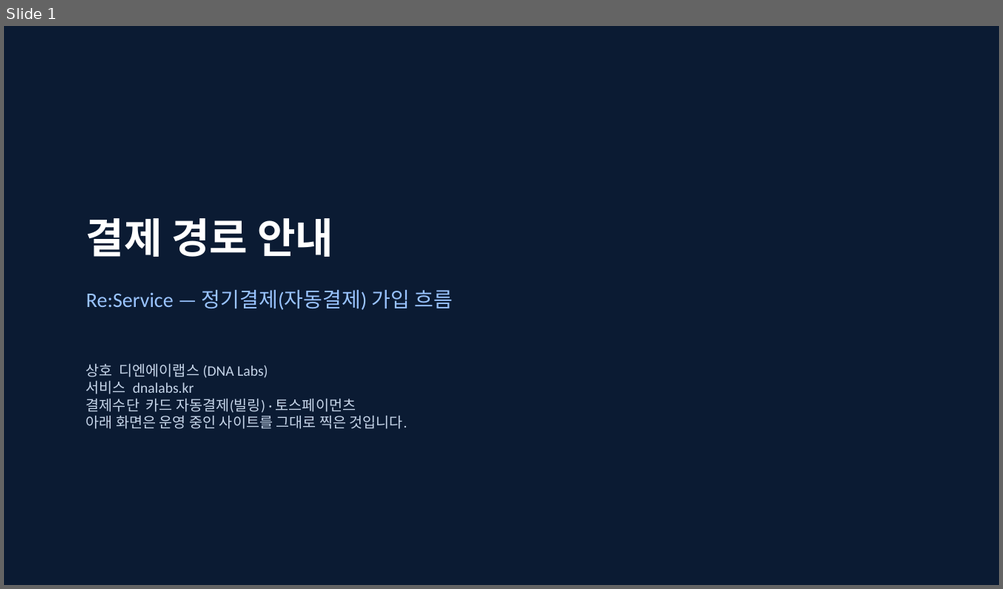
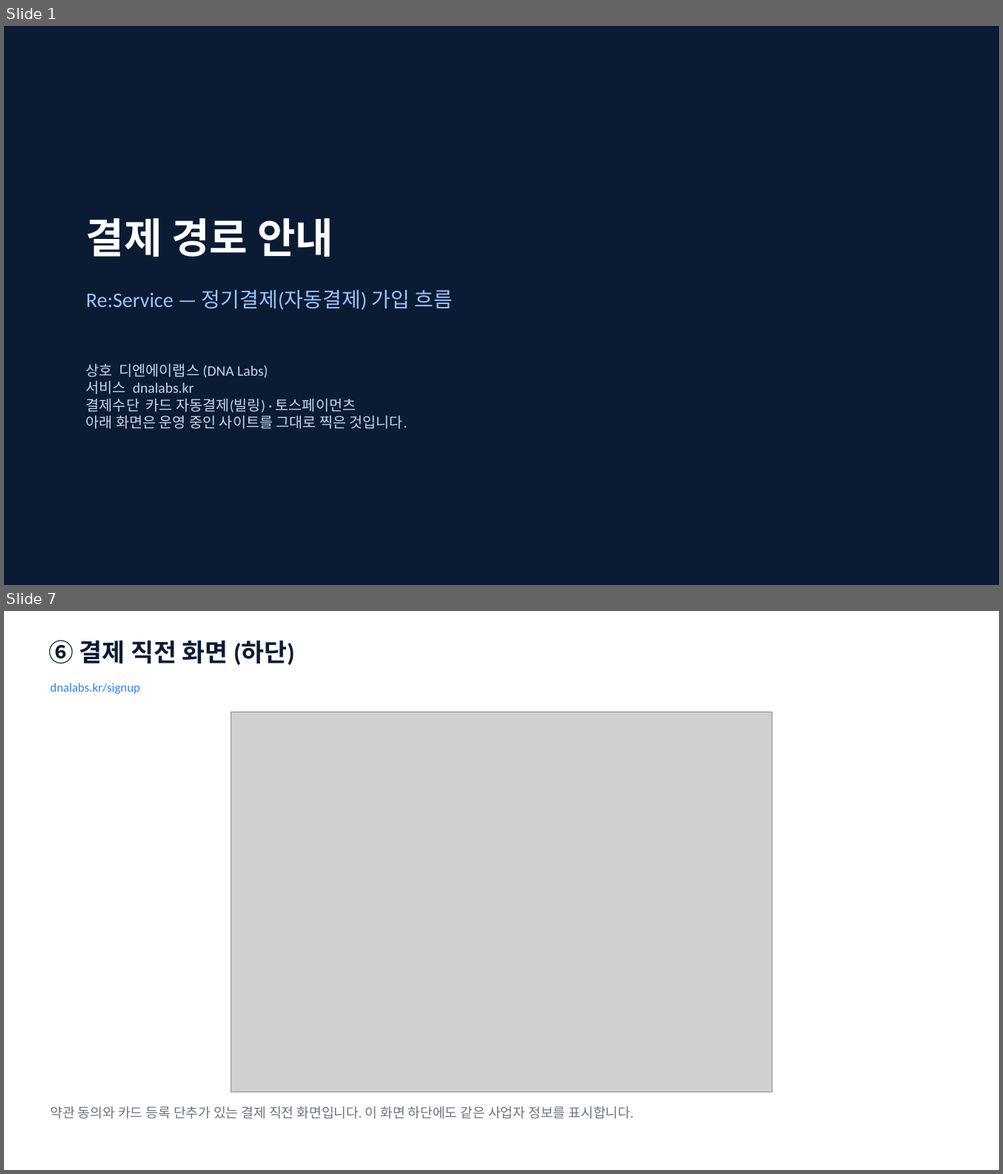
Before and after one commit to MotoDNA/network-dna, a slide deck: 토스페이먼츠_결제경로.pptx. Shown one above the other, each under a label of ours: slide 1 before the commit, slides 1 and 7 after it; the slides between them are not shown. The pictures are 1003x589 and 1003x1174 pixels, drawn with LibreOffice and Linux fonts; fonts in the diff are those of the drawing; grey boxes stand for pictures. Boxes give left, top, right and bottom in pixels: in the first picture for what was removed or moved away, otherwise in the second. Text is boxed around its words. In the diff, an @@ line names an element or a change of style, - is before the commit and + after.

```diff
--- a/토스페이먼츠_결제경로.pptx
+++ b/토스페이먼츠_결제경로.pptx
@@ slide 7 added at [4,611,999,1170], background #FFFFFF @@
@@ text added at [48,640,295,665], 24 pt, text #0B1B33, bold @@
+⑥ 결제 직전 화면 (하단)
@@ text added at [50,683,139,694], 12 pt, text #3182F6 @@
+dnalabs.kr/signup
@@ picture added at [231,712,771,1092] @@
@@ text added at [50,1107,634,1119], 13 pt, text #6B7484 @@
+약관 동의와 카드 등록 단추가 있는 결제 직전 화면입니다. 이 화면 하단에도 같은 사업자 정보를 표시합니다.
```
Also in this commit, not shown: 5 slides changed, 1 other slide added.
